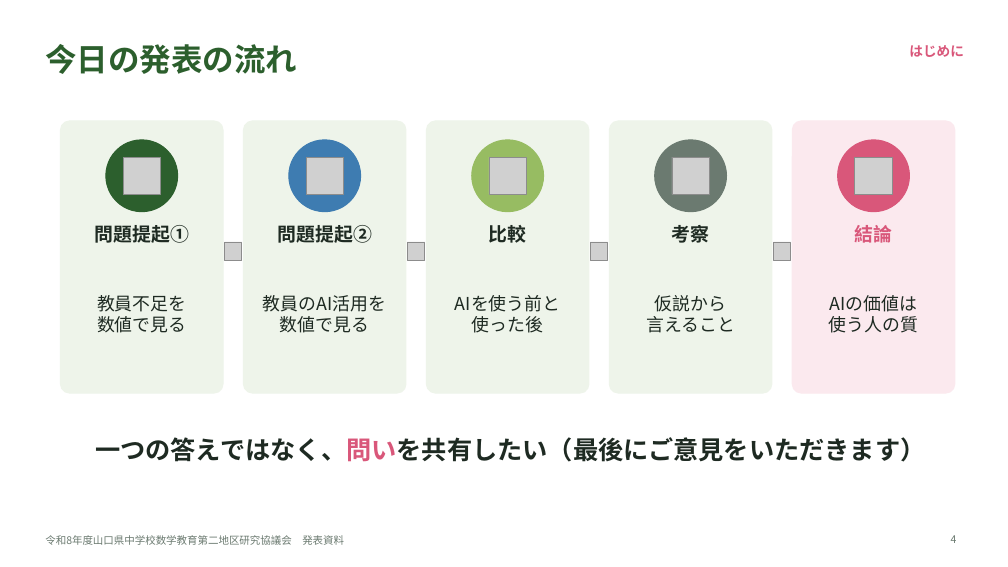
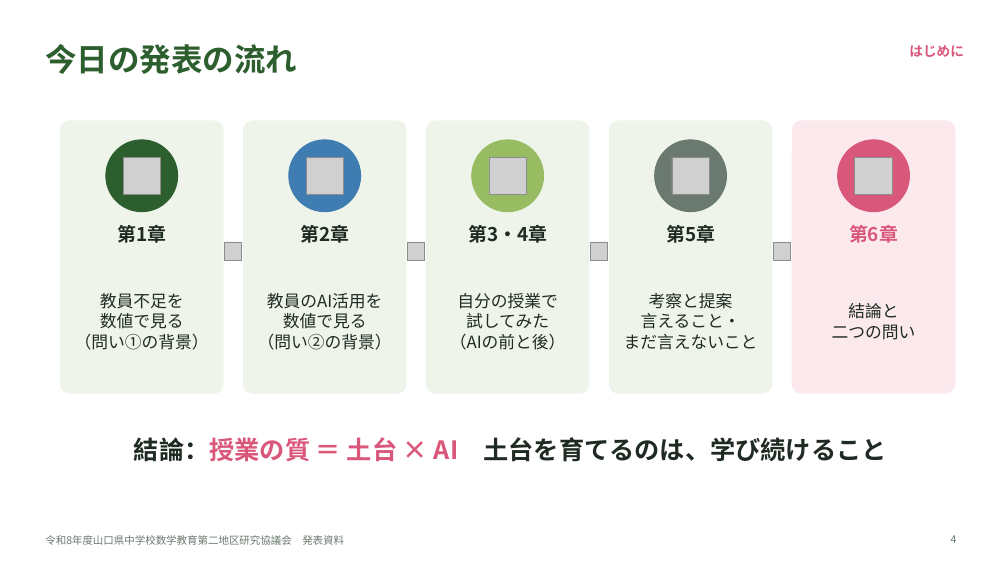
Before and after one commit to margiela14th-sudo/my-ai-project, a slide deck: slide 4 of 07_完成資料/県大会発表_生成AI授業再構築.pptx. Drawn at 1008x567 pixels with LibreOffice and Linux fonts; fonts in the diff are those of the drawing; grey boxes stand for pictures. Boxes give left, top, right and bottom in pixels: in the first picture for what was removed or moved away, otherwise in the second. Text is boxed around its words. In the diff, an @@ line names an element or a change of style, - is before the commit and + after.

```diff
--- a/07_完成資料/県大会発表_生成AI授業再構築.pptx
+++ b/07_完成資料/県大会発表_生成AI授業再構築.pptx
@@ text at [117,225,166,243]: text changed @@
-問題提起①
+第1章
@@ text at [300,225,349,243]: text changed @@
-問題提起②
+第2章
@@ text at [468,225,547,243]: text changed @@
-比較
+第3・4章
@@ text at [666,225,715,243]: text changed @@
-考察
+第5章
@@ text at [849,225,898,243]: text changed @@
-結論
+第6章
@@ text at [100,293,184,329]: size 17 to 16 pt in "教員不足を", "数値で見る" @@
@@ text at [267,293,383,329]: size 17 to 16 pt in "教員のAI活用を", "数値で見る" @@
@@ text at [450,293,566,350]: text changed; size 17 to 16 pt @@
-AIを使う前と
-使った後
+自分の授業で
+試してみた
+（AIの前と後）
@@ text at [624,293,758,350]: text changed; size 17 to 16 pt @@
-仮説から
-言えること
+考察と提案
+言えること・
+まだ言えないこと
@@ text at [832,303,916,340]: text changed; size 17 to 16 pt @@
-AIの価値は
-使う人の質
+結論と
+二つの問い
@@ text at [75,334,209,350]: paragraph added @@
+（問い①の背景）
@@ text at [258,334,392,350]: paragraph added @@
+（問い②の背景）
@@ text at [134,437,887,462]: text changed @@
-一つの答えではなく、問いを共有したい（最後にご意見をいただきます）
+結論：授業の質 ＝ 土台 × AI 土台を育てるのは、学び続けること
```
Also in this commit, not shown: 15 other slides changed, 5 slides added, 4 slides removed, 10 other files.
